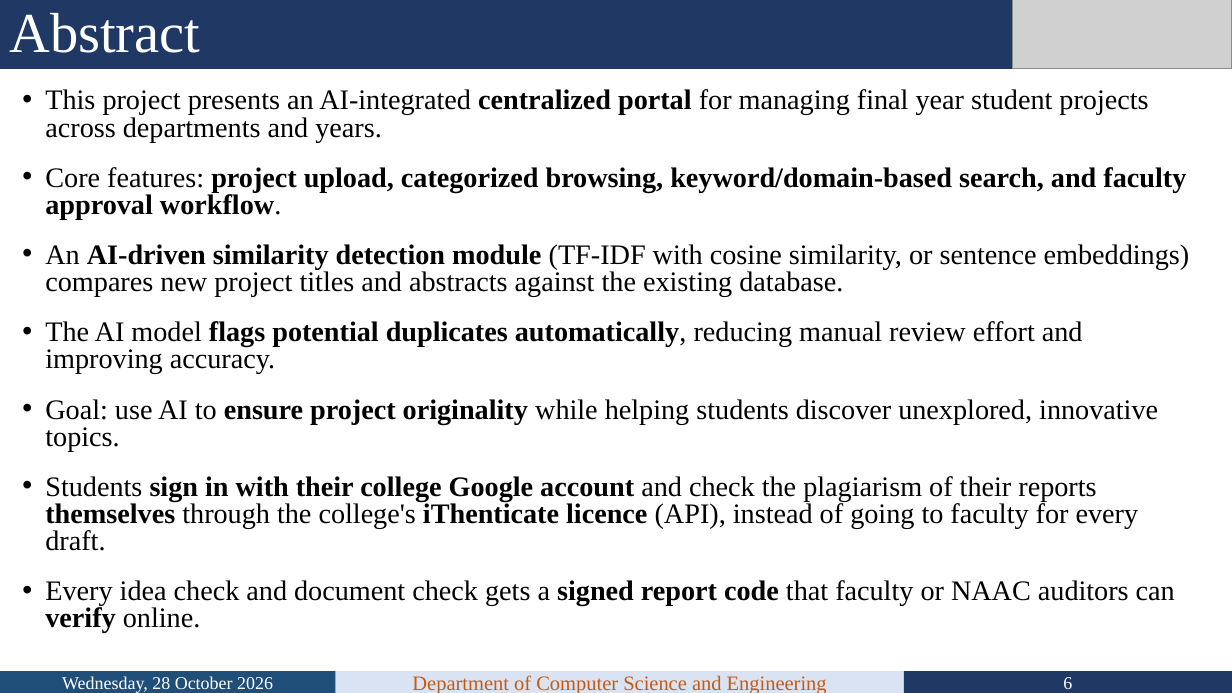
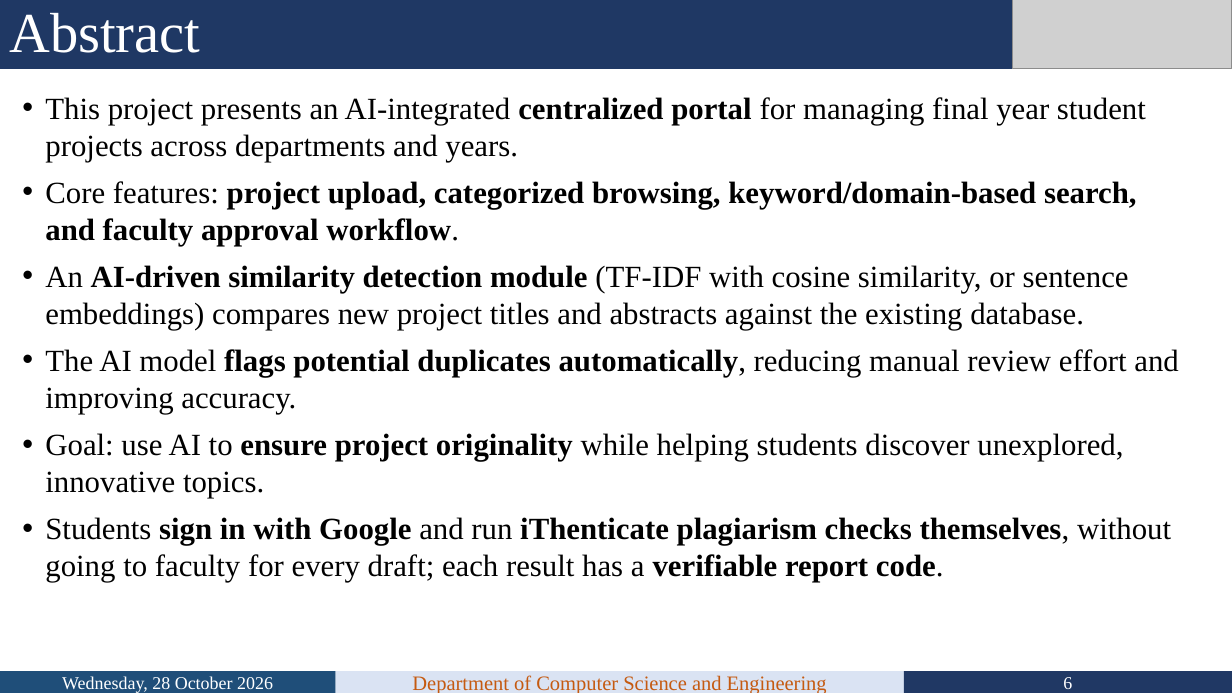
Before and after one commit to VedanshSharma53/Micro-Projects, a slide deck: slide 6 of paper/MP_TG10_Review_PPT_Updated.pptx. Drawn at 1232x693 pixels with LibreOffice and Linux fonts; fonts in the diff are those of the drawing; grey boxes stand for pictures; background and template pictures are left out. Boxes give left, top, right and bottom in pixels: in the first picture for what was removed or moved away, otherwise in the second. Text is boxed around its words. In the diff, an @@ line names an element or a change of style, - is before the commit and + after.

```diff
--- a/paper/MP_TG10_Review_PPT_Updated.pptx
+++ b/paper/MP_TG10_Review_PPT_Updated.pptx
@@ text at [45, 97, 1178, 498]: size 22 to 24 pt in "This project presents an AI-integrated centralized portal ...", "Core features: project upload, categorized browsing, keyword ...", "An AI-driven similarity detection module (TF-IDF with ...", "The AI model flags potential duplicates automatically, ..." and 1 more places; line spacing 0.8 to 1; less space between paragraphs @@
@@ text at [45, 517, 1171, 583]: text changed; size 22 to 24 pt; bold on @@
-• Students sign in with their college Google account and check the plagiarism of their reports themselves through the college's iThenticate licence (API), instead of going to faculty for every draft.
-• Every idea check and document check gets a signed report code that faculty or NAAC auditors can verify online.
+• Students sign in with Google and run iThenticate plagiarism checks themselves, without going to faculty for every draft; each result has a verifiable report code.
```
Also in this commit, not shown: 19 other slides changed, 4 other files.
